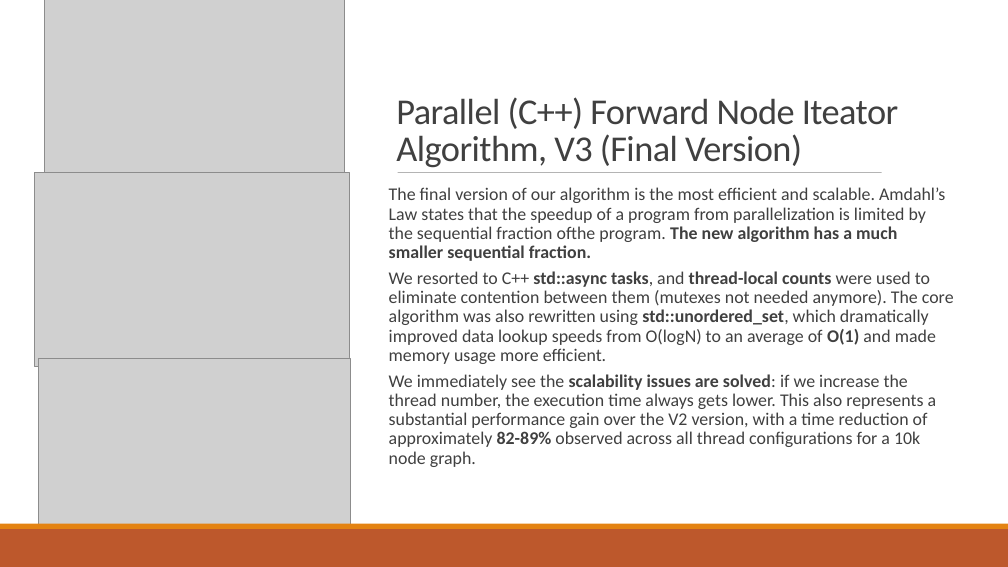
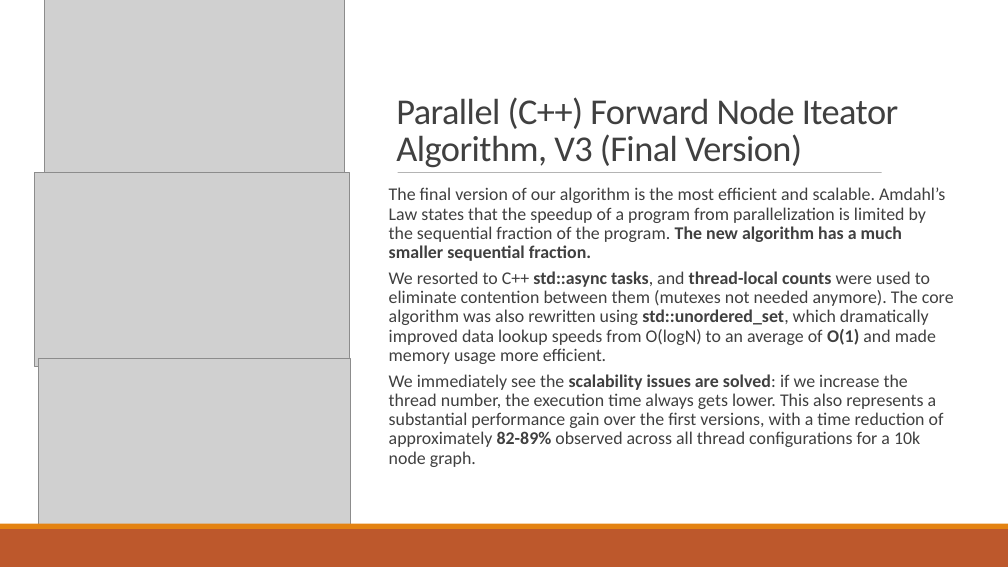
Before and after one commit to RiccardoRevalor/ParallelTriangleCounting, a slide deck: slide 6 of presentation.pptx. Drawn at 1008x567 pixels with LibreOffice and Linux fonts; fonts in the diff are those of the drawing; grey boxes stand for pictures. Boxes give left, top, right and bottom in pixels: in the first picture for what was removed or moved away, otherwise in the second. Text is boxed around its words. In the diff, an @@ line names an element or a change of style, - is before the commit and + after.

Commit message:
feat: updated slides

```diff
--- a/presentation.pptx
+++ b/presentation.pptx
@@ text at bbox=[389, 187, 945, 261]: spaces changed @@
-The final version of our algorithm is the most efficient and scalable. Amdahl’s Law states that the speedup of a program from parallelization is limited by the sequential fraction ofthe program. The new algorithm has a much smaller sequential fraction.
+The final version of our algorithm is the most efficient and scalable. Amdahl’s Law states that the speedup of a program from parallelization is limited by the sequential fraction of the program. The new algorithm has a much smaller sequential fraction.
@@ text at bbox=[389, 374, 944, 467]: text changed @@
-We immediately see the scalability issues are solved: if we increase the thread number, the execution time always gets lower. This also represents a substantial performance gain over the V2 version, with a time reduction of approximately 82-89% observed across all thread configurations for a 10k node graph.
+We immediately see the scalability issues are solved: if we increase the thread number, the execution time always gets lower. This also represents a substantial performance gain over the first versions, with a time reduction of approximately 82-89% observed across all thread configurations for a 10k node graph.
```
Also in this commit, not shown: 6 other slides changed.
